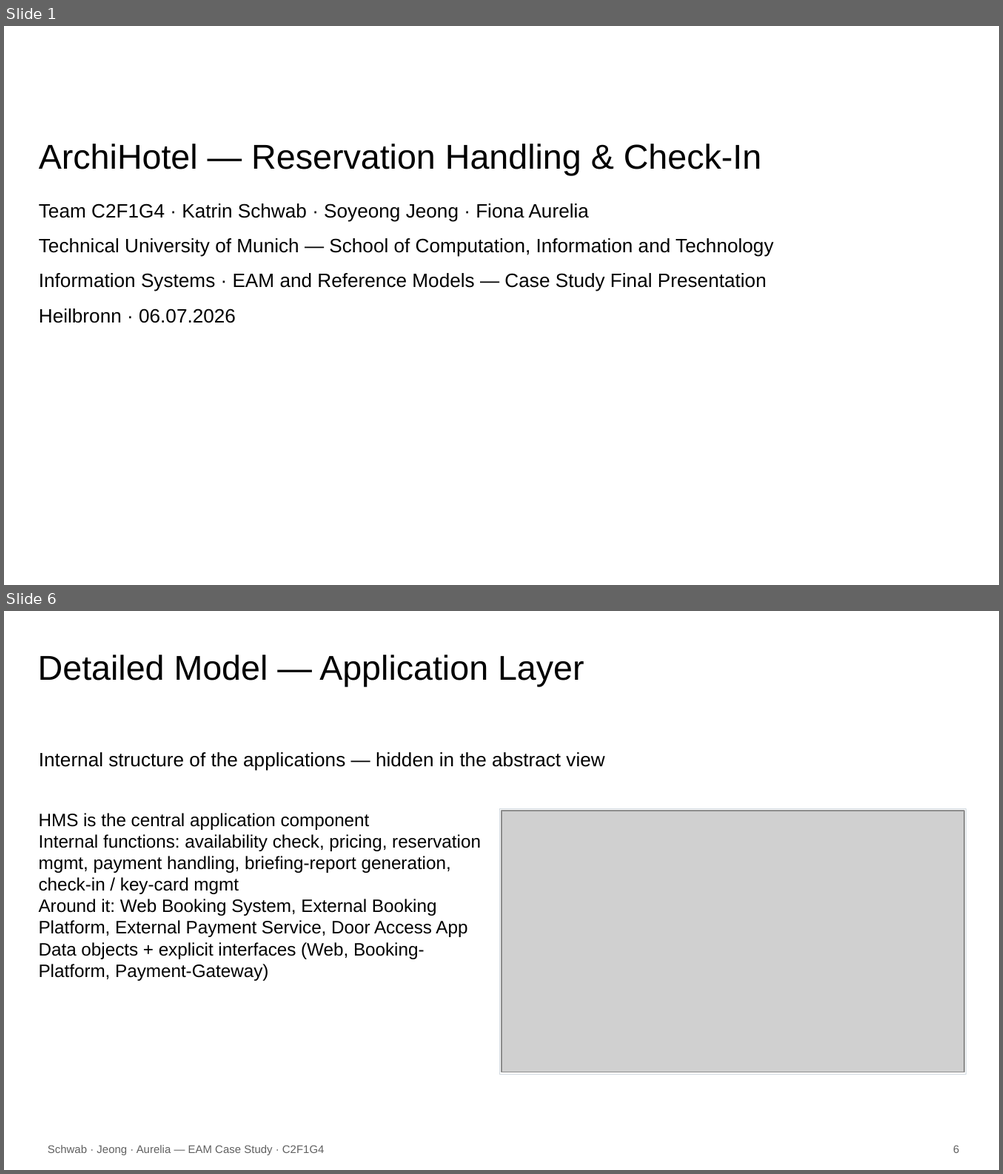
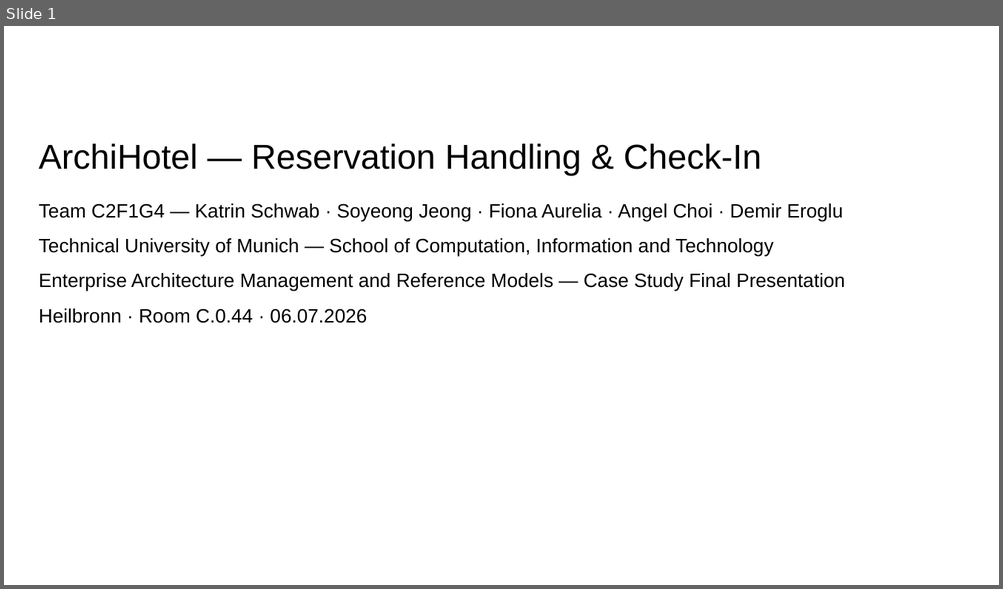
Before and after one commit to KatrinSchw/enterprise-architecture-model, a slide deck: slides/C2F1G4.pptx. Shown one above the other, each under a label of ours: slides 1 and 6 before the commit, slide 1 after it; the slides between them are not shown. The pictures are 1003x1174 and 1003x589 pixels, drawn with LibreOffice and Linux fonts; fonts in the diff are those of the drawing; grey boxes stand for pictures; background and template pictures are left out. Boxes give left, top, right and bottom in pixels: in the first picture for what was removed or moved away, otherwise in the second. Text is boxed around its words. In the diff, an @@ line names an element or a change of style, - is before the commit and + after.

```diff
--- a/slides/C2F1G4.pptx
+++ b/slides/C2F1G4.pptx
@@ slide 6 removed at [4,611,999,1170], background #FFFFFF @@
@@ title removed at [38,655,584,686] @@
-Detailed Model — Application Layer
@@ text removed at [39,752,604,771] @@
-Internal structure of the applications — hidden in the abstract view
@@ rectangle removed at [499,809,966,1074] @@
@@ text removed at [39,813,481,981] @@
-HMS is the central application component
-Internal functions: availability check, pricing, reservation mgmt, payment handling, briefing-report generation, check-in / key-card mgmt
-Around it: Web Booking System, External Booking Platform, External Payment Service, Door Access App
-Data objects + explicit interfaces (Web, Booking-Platform, Payment-Gateway)
@@ picture removed at [501,811,964,1073] @@
@@ text removed at [48,1145,324,1156] @@
-Schwab · Jeong · Aurelia — EAM Case Study · C2F1G4
@@ text removed at [953,1145,959,1153] @@
-6
@@ slide 1 changed as well @@
@@ text at [39,204,843,222]: text changed @@
-Team C2F1G4 · Katrin Schwab · Soyeong Jeong · Fiona Aurelia
+Team C2F1G4 — Katrin Schwab · Soyeong Jeong · Fiona Aurelia · Angel Choi · Demir Eroglu
@@ text at [39,273,845,323]: text changed @@
-Information Systems · EAM and Reference Models — Case Study Final Presentation
-Heilbronn · 06.07.2026
+Enterprise Architecture Management and Reference Models — Case Study Final Presentation
+Heilbronn · Room C.0.44 · 06.07.2026
```
Also in this commit, not shown: 14 slides added, 7 other slides removed, 5 other files.
